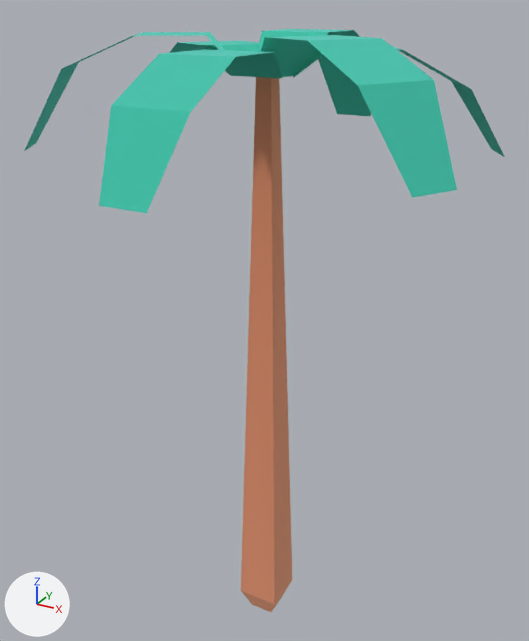
Before and after pictures for a commit that changed the glTF model public/models/nf2/nature/tree_palm.glb.
Both versions are drawn from a 50 mm camera at (0.767, -1.409, 1.53) aimed at (-0.027, 0.036, 0.808). Every picture has the same lights, and +X, +Y and +Z are marked at lower left. The picture after the commit comes second. Where no turn or scale is listed for an object, it has been applied to the vertices.

Objects in the first picture: 'tree_palm'.
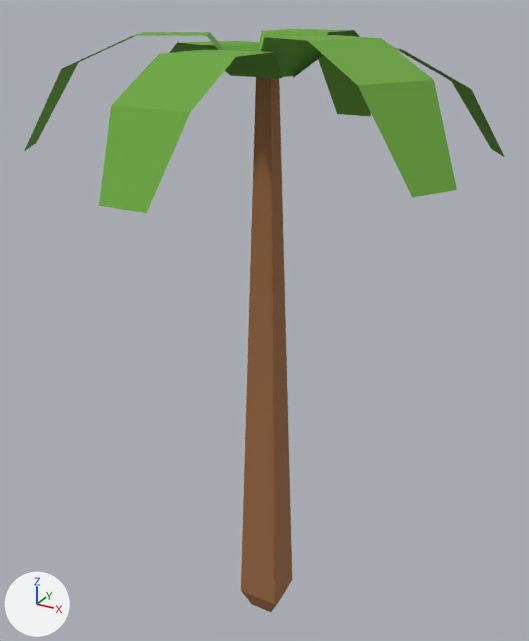
The change in detail:
In material 'woodBark' (mat_woodbark), metallic goes from 1.0 to 0.0.
Material 'woodBark' (mat_woodbark) changes colour from beige #f2be9e to brown #9c6a42; in linear values from (0.886, 0.514, 0.341) to (0.332, 0.144, 0.0545).
In material 'leafsGreen' (mat_leafsgreen), metallic goes from 1.0 to 0.0.
Material 'leafsGreen' (mat_leafsgreen) changes colour from cyan #70e6d6 to green #6ba63c; in linear values from (0.161, 0.788, 0.671) to (0.147, 0.381, 0.0452).
Object 'tmpParent' (ob_tmpparent) is deleted.

Changed parts and their boxes [x1, y1, x2, y2] in the pictures (529 x 641 px):
'tree_palm', recoloured, surface changed (darker)
    both: [24, 29, 505, 612]
